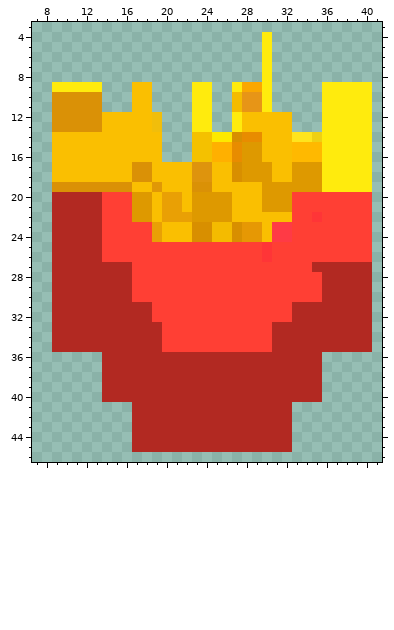
Two states of a pixel-art sprite, assets/papas.png. Above: the version before the commit.
The file is 50x50 pixels. Colours within 5 levels of each other are drawn and written as one. Shown: x 7..41, y 3..46.
After the commit:
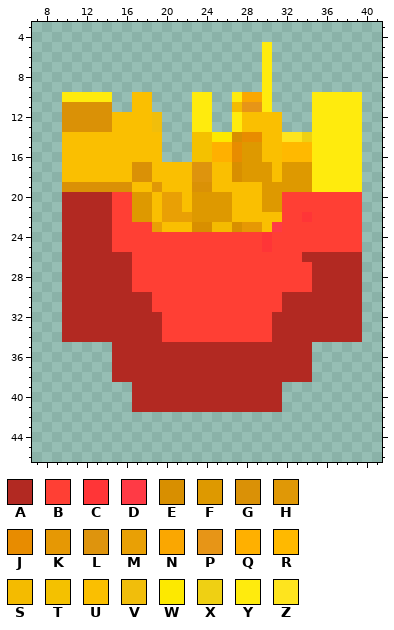
Palette (. is transparent): A #b22922  B #ff3f34  C #ff3537  D #ff3a45  E #d88f00  F #de9900  G #da9106  H #e09806  J #e88c00  K #e69804  L #de940d  M #e9a005  N #faa701  P #e79517  Q #ffb000  R #ffb900  S #f4bb00  T #f4c100  U #fabf01  V #f1be0b  W #fde900  X #efd013  Y #ffeb0d  Z #fee41e
Edits made:
Changed rows in their new state; - is an unchanged pixel.
first column x 30:
 4 .
first column x 9:
 9 .....---..----..--...------.....
10 .YYYYY------------YNN-----Y----.
11 .----G--------------------Y----.
12 .----G-----------------.--Y----.
13 .----G-----------------.--Y----.
14 .----------------------Z-XY----.
15 .----------------------R--Y----.
16 .----------------------R--Y----.
17 .----------------------F--Y----.
18 .----------------------F--Y----.
19 .-------------------------Y----.
20 .----A-----------------B-------.
21 .----A-----------------B-------.
22 .----A-----------------B-CB----.
23 .----A-----------------B-------.
24 .----A----BBBBBBBBBBBCBB-------.
25 .----A-------------------------.
26 .----AAA-------------B---AAAAAA.
27 .------------------------------.
28 .-------------------------A----.
29 .-------------------------A----.
30 .-------AA-------------AAAA----.
31 .----------------------A-------.
32 .---------A-----------AA-------.
33 .------------------------------.
34 .------------------------------.
35 ......-----AAAAAAAAAAA----......
36 -----.--------------------.-----
37 -----.--------------------.-----
38 -----.--------------------.-----
39 -----...---------------....-----
40 -----...---------------....-----
41 -----------------------.--------
42 --------................--------
43 --------................--------
44 --------................--------
45 --------................--------
Boxes around the changes in both pictures, in picture pixels (x1, y1, x2, y2):
erased: (262, 32, 272, 42)
changed: (52, 82, 372, 452)
